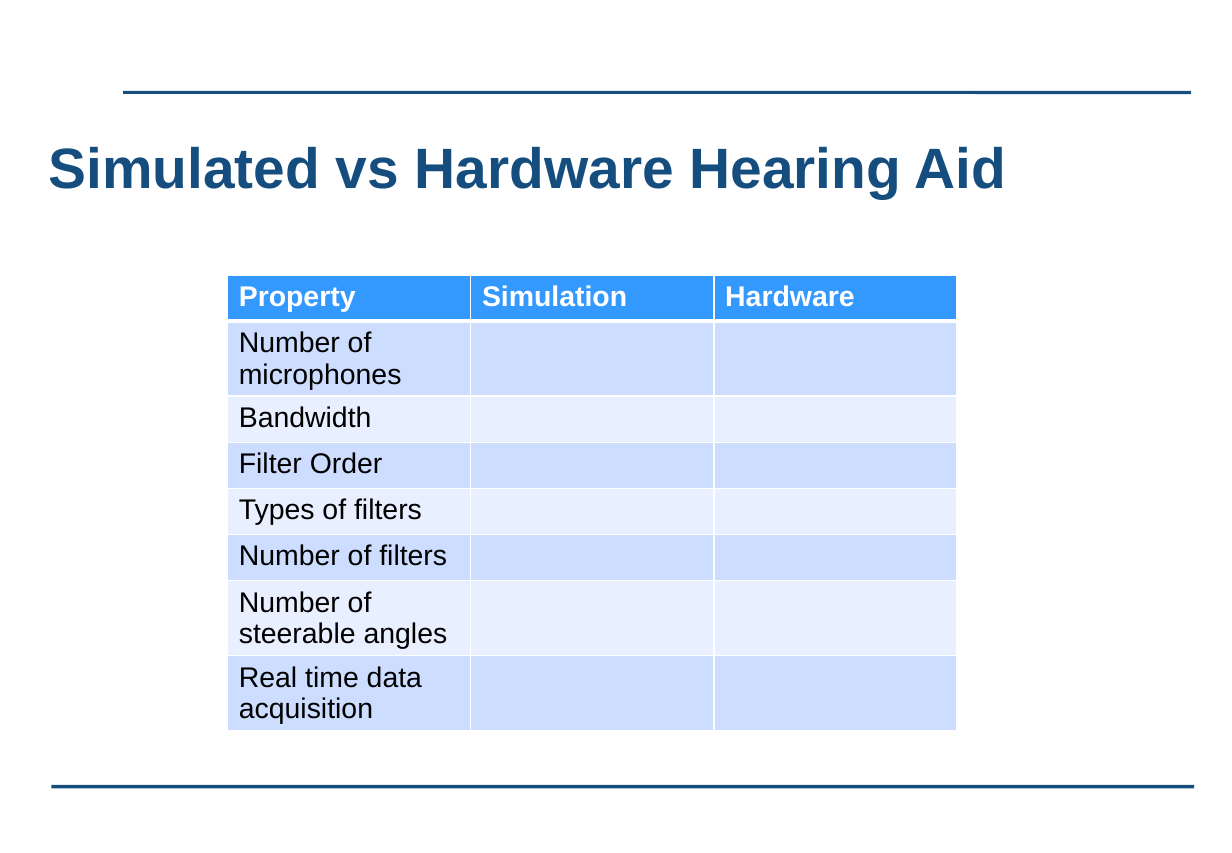
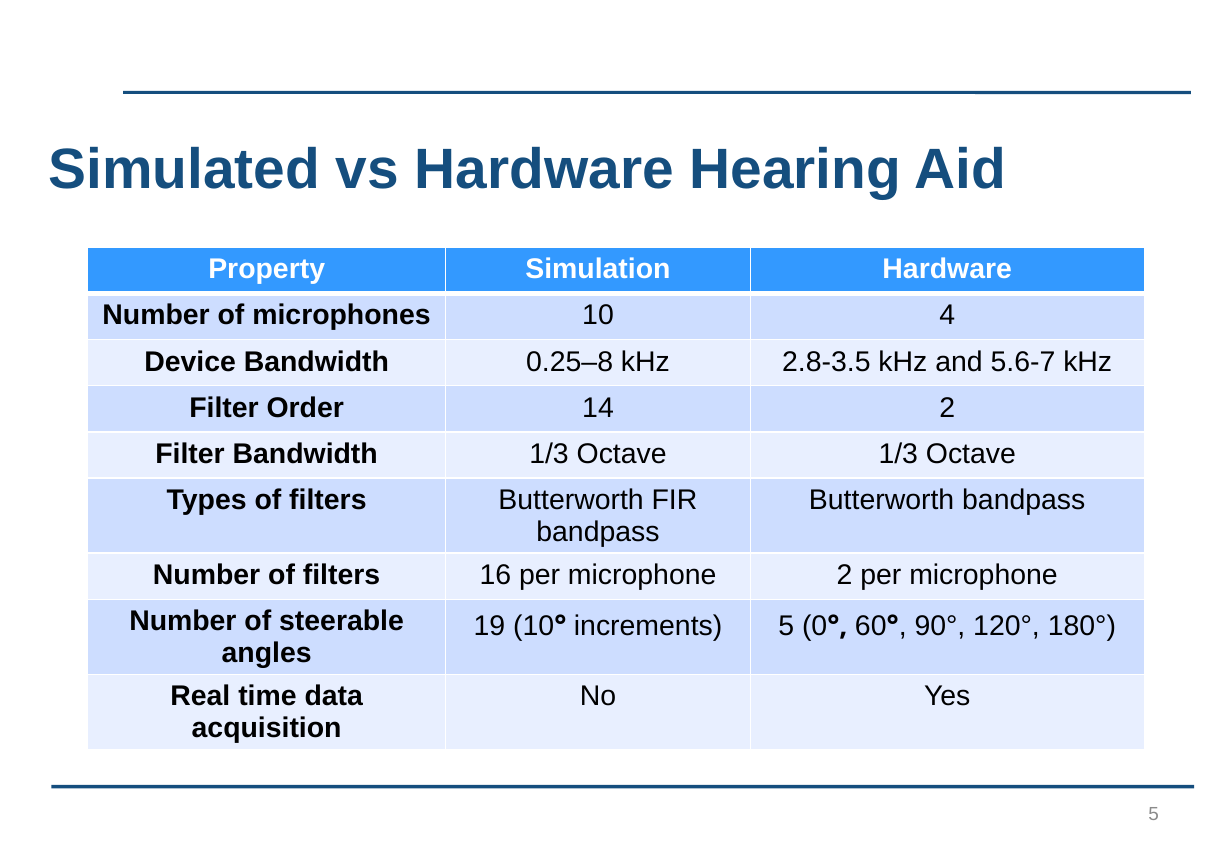
Before and after one commit to kayjayB/I_cant_hear_you, a slide deck: slide 5 of Presentation/Lab Project Presentation.pptx. Drawn at 1232x853 pixels with LibreOffice and Linux fonts; fonts in the diff are those of the drawing; background and template pictures are left out. Boxes give left, top, right and bottom in pixels: in the first picture for what was removed or moved away, otherwise in the second. Text is boxed around its words. In the diff, an @@ line names an element or a change of style, - is before the commit and + after.

```diff
--- a/Presentation/Lab Project Presentation.pptx
+++ b/Presentation/Lab Project Presentation.pptx
@@ table at box(88, 248, 1144, 763) @@
-row 2: Number of microphones |  | 
-row 3: Bandwidth |  | 
-row 4: Filter Order |  | 
-row 5: Types of filters |  | 
-row 6: Number of filters |  | 
-row 7: Number of steerable angles |  | 
-row 8: Real time data acquisition |  | 
+row 2: Number of microphones | 10 | 4
+row 3: Device Bandwidth | 0.25–8 kHz | 2.8-3.5 kHz and 5.6-7 kHz
+row 4: Filter Order | 14 | 2
+row 5: Filter Bandwidth | 1/3 Octave | 1/3 Octave
+row 6: Types of filters | Butterworth FIR bandpass | Butterworth bandpass
+row 7: Number of filters | 16 per microphone | 2 per microphone
+row 8: Number of steerable angles | 19 (10° increments) | 5 (0°, 60°, 90°, 120°, 180°)
+row 9: Real time data acquisition | No | Yes
@@ table: place and size @@
-table at box(228, 275, 958, 745)
+table at box(88, 248, 1144, 763)
@@ page number added at box(1148, 807, 1159, 820), 12 pt, text #8C8C8C @@
+5
```
Also in this commit, not shown: 11 other slides changed.
